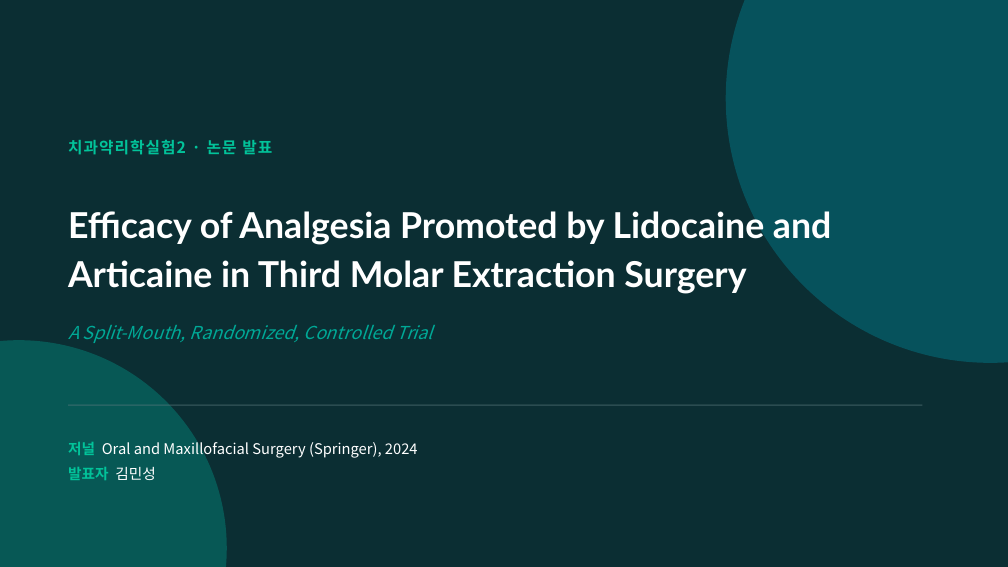
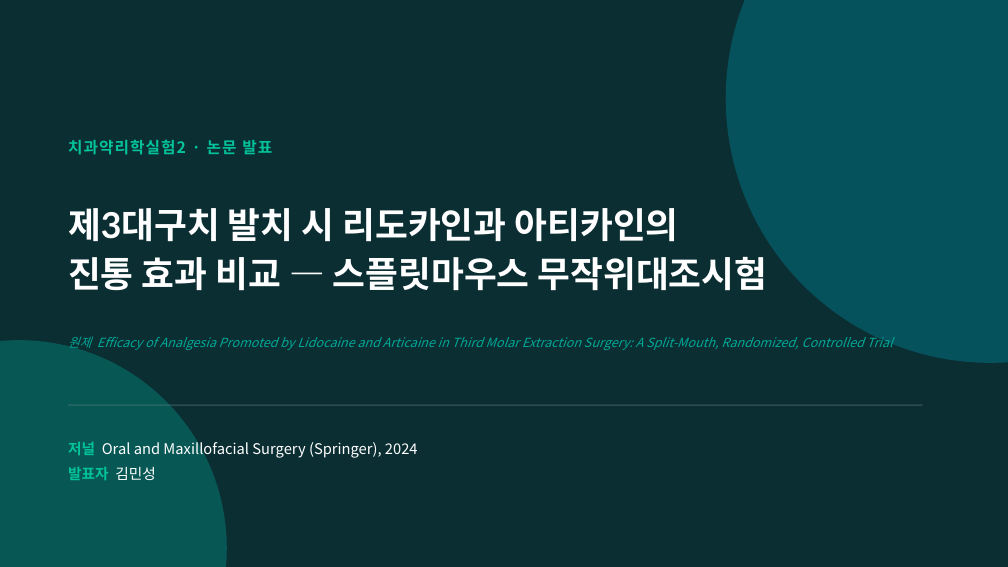
Before and after one commit to yojokem/-, a slide deck: slide 1 of 치과약리학실험2-논문발표/치과약리학실험2_논문발표.pptx. Drawn at 1008x567 pixels with LibreOffice and Linux fonts; fonts in the diff are those of the drawing. Boxes give left, top, right and bottom in pixels: in the first picture for what was removed or moved away, otherwise in the second. Text is boxed around its words. In the diff, an @@ line names an element or a change of style, - is before the commit and + after.

```diff
--- a/치과약리학실험2-논문발표/치과약리학실험2_논문발표.pptx
+++ b/치과약리학실험2-논문발표/치과약리학실험2_논문발표.pptx
@@ text at bbox=[68, 208, 768, 291]: text changed @@
-Efficacy of Analgesia Promoted by Lidocaine and
-Articaine in Third Molar Extraction Surgery
+제3대구치 발치 시 리도카인과 아티카인의
+진통 효과 비교 — 스플릿마우스 무작위대조시험
@@ text at bbox=[68, 337, 893, 350]: text changed; size 17 to 12 pt @@
-A Split-Mouth, Randomized, Controlled Trial
+원제 Efficacy of Analgesia Promoted by Lidocaine and Articaine in Third Molar Extraction Surgery: A Split-Mouth, Randomized, Controlled Trial
```
Also in this commit, not shown: 10 other slides changed, 1 other file.
